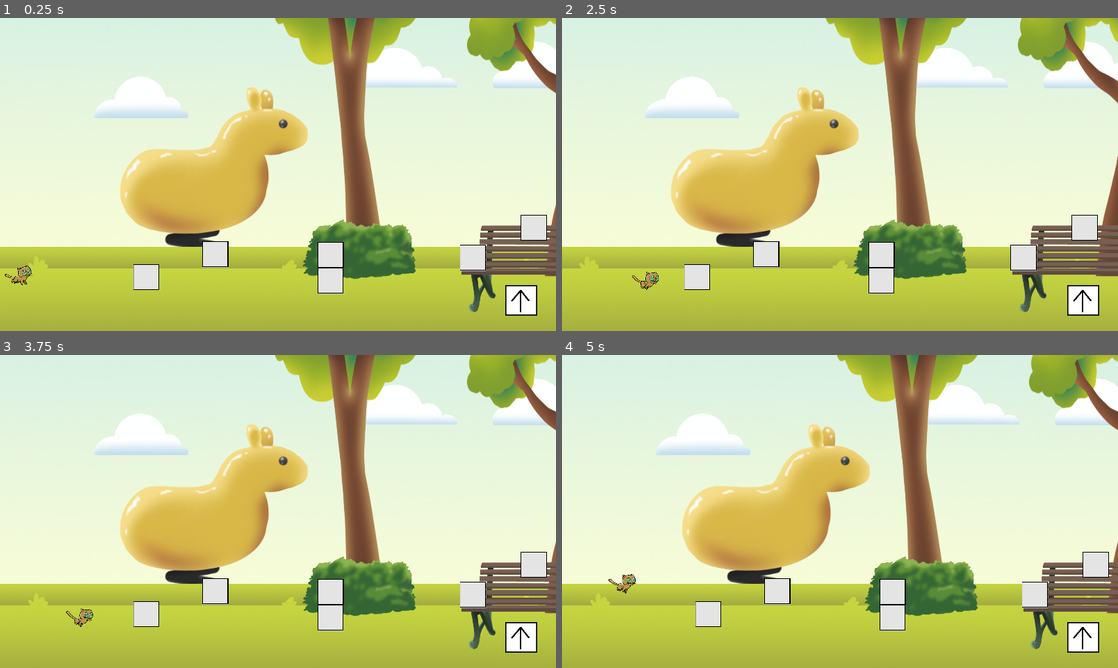
Above: before the commit, frames 1-4 (two rows, left to right).
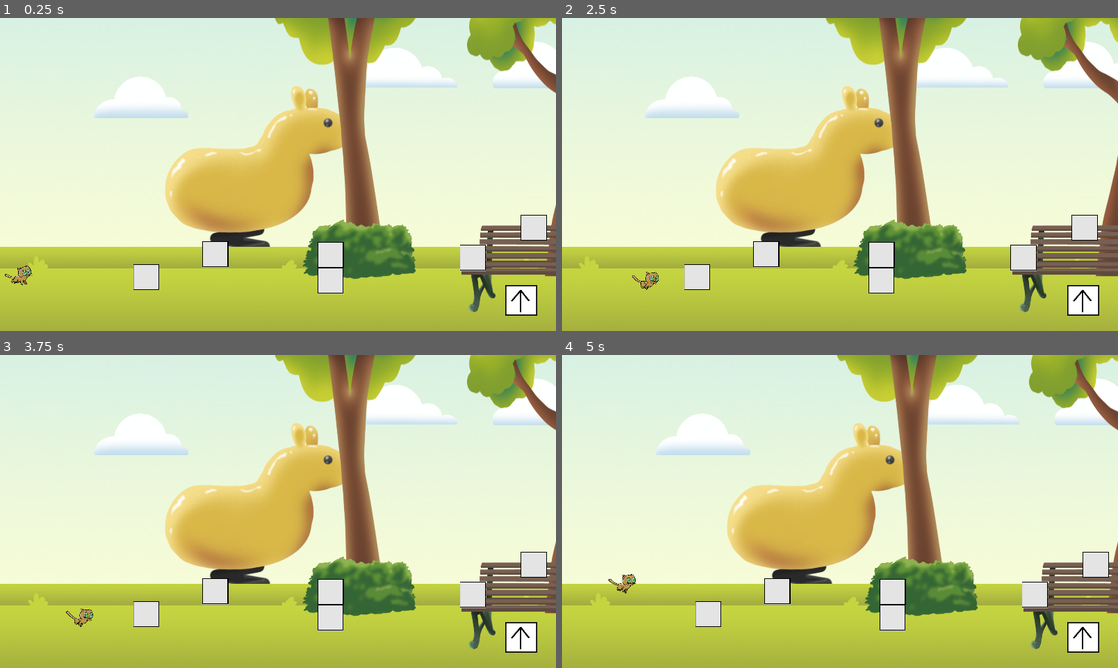
Above: after the commit, the same moments.

Repository: aledavran/Catjump
Game: Godot game, scene res://Escenas/prueba.tscn
Same seed, same stepped clock (60 frames per second), same inputs: the game is played once before the commit and once after it.
Inputs:
- Up to frame 1 (0.25 s): no input
- Up to frame 2 (2.5 s): tap Space (Salto) at 0.77, 1.52 s
- Up to frame 3 (3.75 s): tap Space (Salto) at 3.02 s
- Up to frame 4 (5 s): tap Space (Salto) at 3.77, 4.52 s

The runs differ from the first frame. In frame 1, 9.4% of the frame differs, in the area x 21-62%, y 21-74%; in frame 2, 9.4%; in frame 3, 9.4%; in frame 4, 9.4%.

Commit message:
Cambio de caballo
aca se mueve el caball ode lugar

Diff:
--- a/catsjump/Escenas/prueba.tscn
+++ b/catsjump/Escenas/prueba.tscn
@@ -104,5 +104,5 @@
 
 [node name="CaballitoAmarillo" type="Sprite2D" parent="."]
 z_index = -9
-position = Vector2(615, 435)
+position = Vector2(701, 433)
 texture = ExtResource("5_4rko2")
